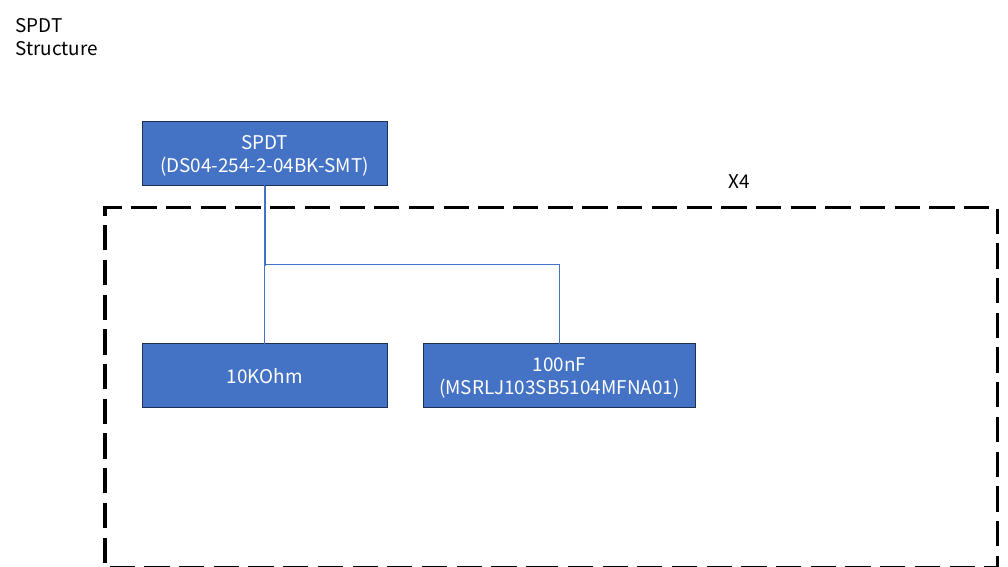
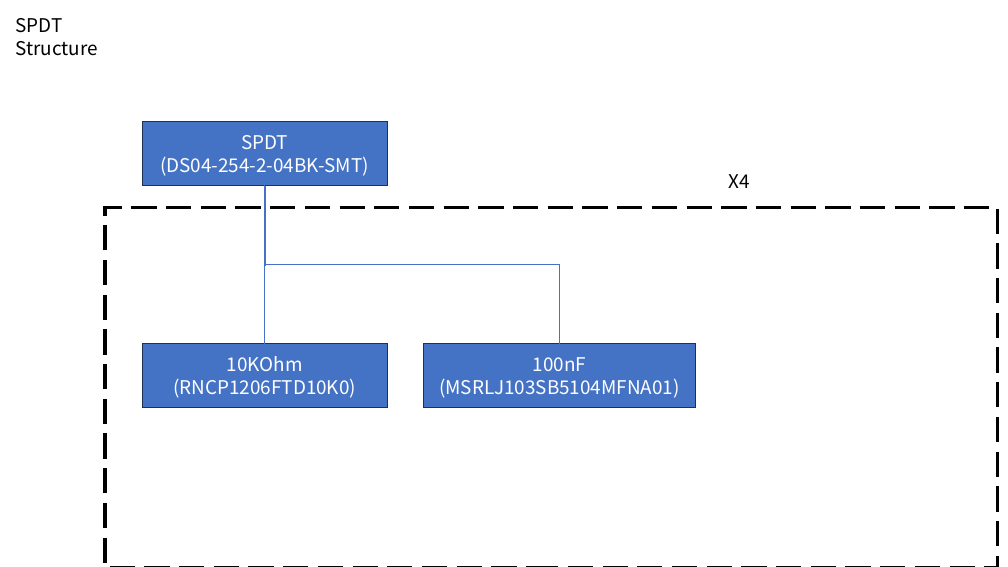
Before and after one commit to alexist2623/PMOD2BNC, a slide deck: slide 16 of Meeting/PMOD2BNC.pptx. Drawn at 1008x567 pixels with LibreOffice and Linux fonts; fonts in the diff are those of the drawing. Boxes give left, top, right and bottom in pixels: in the first picture for what was removed or moved away, otherwise in the second. Text is boxed around its words. In the diff, an @@ line names an element or a change of style, - is before the commit and + after.

```diff
--- a/Meeting/PMOD2BNC.pptx
+++ b/Meeting/PMOD2BNC.pptx
@@ text in rectangle at bbox=[173, 378, 356, 398]: paragraph added @@
+(RNCP1206FTD10K0)
```
Also in this commit, not shown: 2 other slides changed, 2 slides added, 5 other files.
